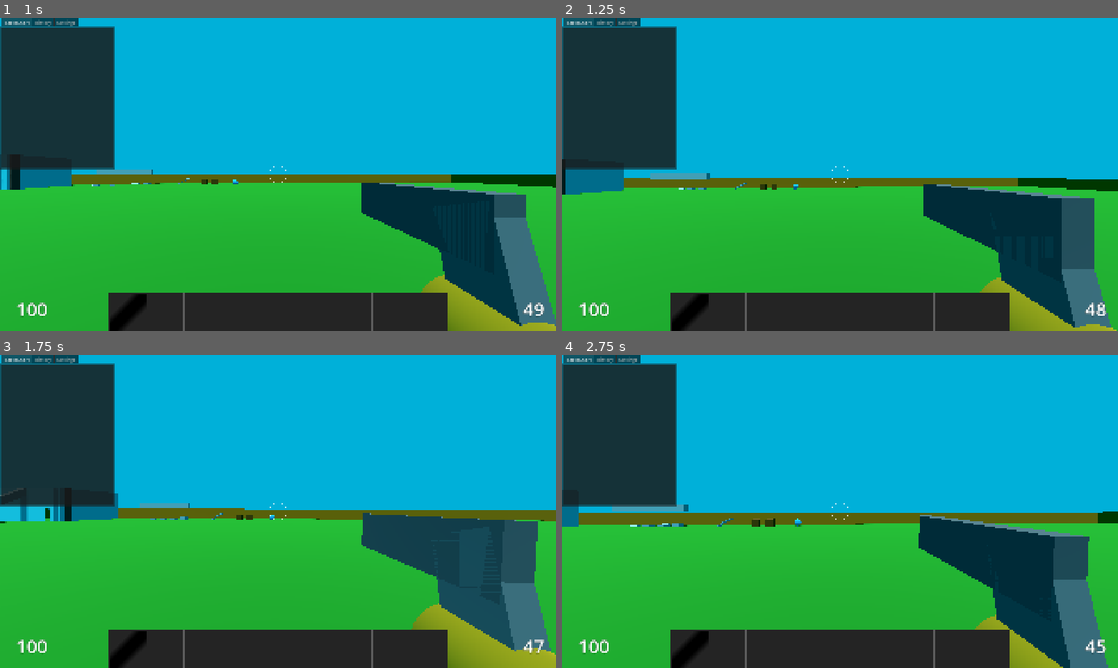
Above: before the commit, frames 1-4 (two rows, left to right).
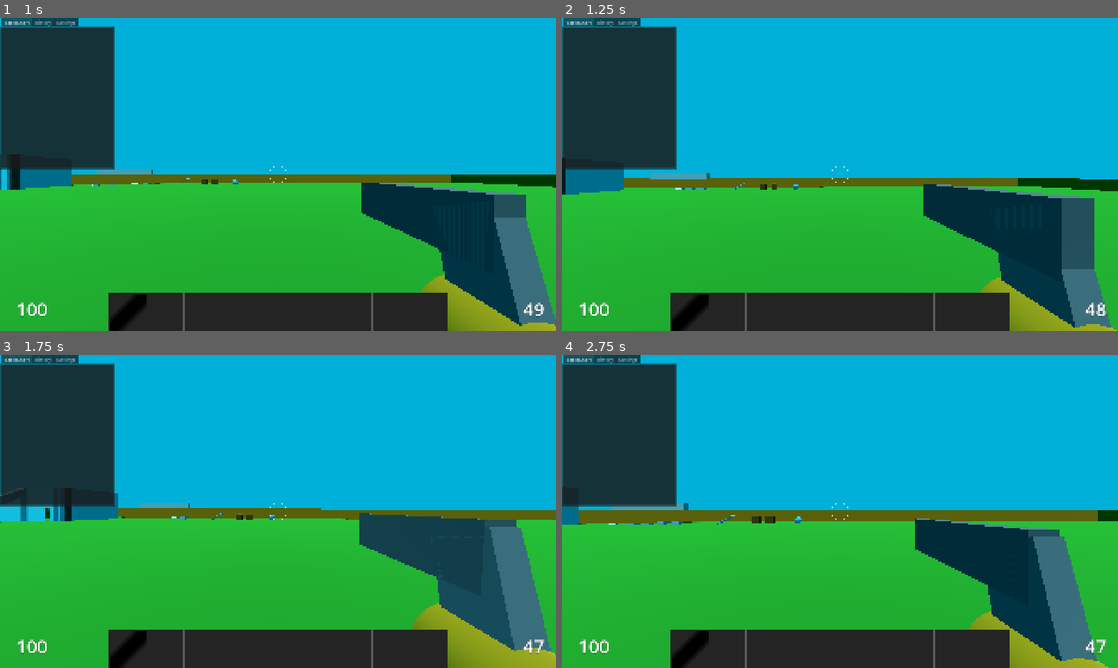
Above: after the commit, the same moments.

Repository: janisl/rpg-core
Game: Godot game, scene res://systems/main_scene.tscn
The game is run twice, just before and just after one commit, with the same random seed, the same clock (stepped at 60 frames per second) and the same inputs.
Inputs (mouse positions are in pixels of both pictures, inside the frame that each line leads up to):
- Up to frame 1 (1 s): move the mouse to (305, 174) at 0.52 s; press the mouse at (305, 174) at 0.53 s; hold W (forward) from 0.53 s (still down); tap Space (jump) at 0.77 s
- Up to frame 2 (1.25 s): keep holding W (forward)
- Up to frame 3 (1.75 s): keep holding W (forward); move the mouse to (250, 511) at 1.27 s; release the mouse at (250, 511) at 1.28 s; tap Shift (crouch) at 1.35 s; tap Space (jump) at 1.52 s; click (250, 511) at 1.55 s
- Up to frame 4 (2.75 s): keep holding W (forward); move the mouse to (851, 505) at 2.02 s; press the mouse at (851, 505) at 2.03 s

Frame 1 is identical in both runs. In frame 2, less than 0.1% of the frame differs, in the area x 0-97%, y 44-98%; in frame 3, 1.6%; in frame 4, 4.8%, in the area x 0-100%, y 42-100%.

Commit message:
Move weapon state code to weapon class.

Diff:
--- a/items/weapons/weapon.gd
+++ b/items/weapons/weapon.gd
@@ -139,3 +139,39 @@
 
 	projectile.look_at(camera.global_position + direction, Vector3.UP)
 	projectile.setup(player, velocity, current_weapon_data.damage)
+
+
+func _on_idle_state_entered() -> void:
+	if animation_player:
+		animation_player.play("idle")
+
+
+func _on_idle_state_processing(_delta: float) -> void:
+	if Input.is_action_just_pressed("primary_fire") and can_fire():
+		state_chart.send_event("onFiring")
+
+	if not has_ammo():
+		state_chart.send_event("onEmpty")
+
+
+func _on_firing_state_entered() -> void:
+	fire_weapon()
+
+
+func _on_firing_state_processing(_delta: float) -> void:
+	if not has_ammo():
+		state_chart.send_event("onEmpty")
+		return
+
+	if current_weapon_data.is_automatic:
+		if Input.is_action_pressed("primary_fire"):
+			if can_fire():
+				fire_weapon()
+			return
+
+	if not animation_player.is_playing():
+		state_chart.send_event("onIdle")
+
+
+func _on_empty_state_entered() -> void:
+	print("Weapon empty!")
--- a/items/weapons/weapon.tscn
+++ b/items/weapons/weapon.tscn
@@ -2,25 +2,19 @@
 
 [ext_resource type="PackedScene" uid="uid://bnvfahbsfb37o" path="res://items/item.tscn" id="1_1aasx"]
 [ext_resource type="Script" uid="uid://pisgkfuei3r7" path="res://items/weapons/weapon.gd" id="2_rde40"]
-[ext_resource type="Script" uid="uid://chbjxogxroaj6" path="res://weapons/behaviours/idle.gd" id="3_f1rvd"]
 [ext_resource type="Script" uid="uid://cytafq8i1y8qm" path="res://addons/godot_state_charts/atomic_state.gd" id="3_fqqk5"]
 [ext_resource type="Script" uid="uid://cf1nsco3w0mf6" path="res://addons/godot_state_charts/transition.gd" id="3_yteyy"]
-[ext_resource type="Script" uid="uid://d0fh2iien0o0f" path="res://weapons/behaviours/firing.gd" id="6_en5e4"]
-[ext_resource type="Script" uid="uid://caiu4rbdmbosx" path="res://weapons/behaviours/empty.gd" id="7_snoqv"]
 
 [node name="Weapon" unique_id=2003787361 instance=ExtResource("1_1aasx")]
 script = ExtResource("2_rde40")
 
-[node name="Behavior" type="Node" parent="StateChart/Root/Idle" parent_id_path=PackedInt32Array(1881439388) index="0" unique_id=357733530]
-script = ExtResource("3_f1rvd")
-
-[node name="OnFiring" type="Node" parent="StateChart/Root/Idle" parent_id_path=PackedInt32Array(1881439388) index="1" unique_id=168174707]
+[node name="OnFiring" type="Node" parent="StateChart/Root/Idle" parent_id_path=PackedInt32Array(1881439388) index="0" unique_id=168174707]
 script = ExtResource("3_yteyy")
 to = NodePath("../../Firing")
 event = &"onFiring"
 delay_in_seconds = "0.0"
 
-[node name="OnEmpty" type="Node" parent="StateChart/Root/Idle" parent_id_path=PackedInt32Array(1881439388) index="2" unique_id=1021899791]
+[node name="OnEmpty" type="Node" parent="StateChart/Root/Idle" parent_id_path=PackedInt32Array(1881439388) index="1" unique_id=1021899791]
 script = ExtResource("3_yteyy")
 to = NodePath("../../Empty")
 event = &"onEmpty"
@@ -29,16 +23,13 @@
 [node name="Firing" type="Node" parent="StateChart/Root" parent_id_path=PackedInt32Array(458852534) index="1" unique_id=458781473]
 script = ExtResource("3_fqqk5")
 
-[node name="Behavior" type="Node" parent="StateChart/Root/Firing" index="0" unique_id=1454198443]
-script = ExtResource("6_en5e4")
-
-[node name="OnIdle" type="Node" parent="StateChart/Root/Firing" index="1" unique_id=1265458874]
+[node name="OnIdle" type="Node" parent="StateChart/Root/Firing" index="0" unique_id=1265458874]
 script = ExtResource("3_yteyy")
 to = NodePath("../../Idle")
 event = &"onIdle"
 delay_in_seconds = "0.0"
 
-[node name="OnEmpty" type="Node" parent="StateChart/Root/Firing" index="2" unique_id=536768794]
+[node name="OnEmpty" type="Node" parent="StateChart/Root/Firing" index="1" unique_id=536768794]
 script = ExtResource("3_yteyy")
 to = NodePath("../../Empty")
 event = &"onEmpty"
@@ -47,11 +38,14 @@
 [node name="Empty" type="Node" parent="StateChart/Root" parent_id_path=PackedInt32Array(458852534) index="2" unique_id=1318988179]
 script = ExtResource("3_fqqk5")
 
-[node name="Behavior" type="Node" parent="StateChart/Root/Empty" index="0" unique_id=487619528]
-script = ExtResource("7_snoqv")
-
-[node name="OnIdle" type="Node" parent="StateChart/Root/Empty" index="1" unique_id=2017353449]
+[node name="OnIdle" type="Node" parent="StateChart/Root/Empty" index="0" unique_id=2017353449]
 script = ExtResource("3_yteyy")
 to = NodePath("../../Idle")
 event = &"onIdle"
 delay_in_seconds = "0.0"
+
+[connection signal="state_entered" from="StateChart/Root/Idle" to="." method="_on_idle_state_entered"]
+[connection signal="state_processing" from="StateChart/Root/Idle" to="." method="_on_idle_state_processing"]
+[connection signal="state_entered" from="StateChart/Root/Firing" to="." method="_on_firing_state_entered"]
+[connection signal="state_processing" from="StateChart/Root/Firing" to="." method="_on_firing_state_processing"]
+[connection signal="state_entered" from="StateChart/Root/Empty" to="." method="_on_empty_state_entered"]
--- a/weapons/behaviours/empty.gd
+++ /dev/null
@@ -1,9 +0,0 @@
-extends WeaponStateBehaviour
-
-
-func _on_state_entered() -> void:
-	print("Weapon empty!")
-
-
-func _on_state_processing(delta: float) -> void:
-	pass
--- a/weapons/behaviours/firing.gd
+++ /dev/null
@@ -1,20 +0,0 @@
-extends WeaponStateBehaviour
-
-
-func _on_state_entered() -> void:
-	weapon.fire_weapon()
-
-
-func _on_state_physics_processing(_delta: float) -> void:
-	if not weapon.has_ammo():
-		weapon.state_chart.send_event("onEmpty")
-		return
-
-	if weapon.current_weapon_data.is_automatic:
-		if Input.is_action_pressed("primary_fire"):
-			if weapon.can_fire():
-				weapon.fire_weapon()
-			return
-
-	if not weapon.animation_player.is_playing():
-		weapon.state_chart.send_event("onIdle")
--- a/weapons/behaviours/idle.gd
+++ /dev/null
@@ -1,17 +0,0 @@
-extends WeaponStateBehaviour
-
-
-func _on_state_entered() -> void:
-	if weapon.animation_player:
-		weapon.animation_player.play("idle")
-
-
-func _on_state_processing(delta: float) -> void:
-	if not weapon.current_weapon_data:
-		return
-
-	if Input.is_action_just_pressed("primary_fire") and weapon.can_fire():
-		weapon.state_chart.send_event("onFiring")
-
-	if not weapon.has_ammo():
-		weapon.state_chart.send_event("onEmpty")
--- a/weapons/behaviours/weapon_state_behaviour.gd
+++ /dev/null
@@ -1,10 +0,0 @@
-class_name WeaponStateBehaviour
-extends StateBehaviour
-
-var weapon: Weapon
-
-
-func _ready() -> void:
-	weapon = _find_owner() as Weapon
-
-	super()
Not shown, removed: weapons/behaviours/empty.gd.uid
Not shown, removed: weapons/behaviours/firing.gd.uid
Not shown, removed: weapons/behaviours/idle.gd.uid
Not shown, removed: weapons/behaviours/weapon_state_behaviour.gd.uid
